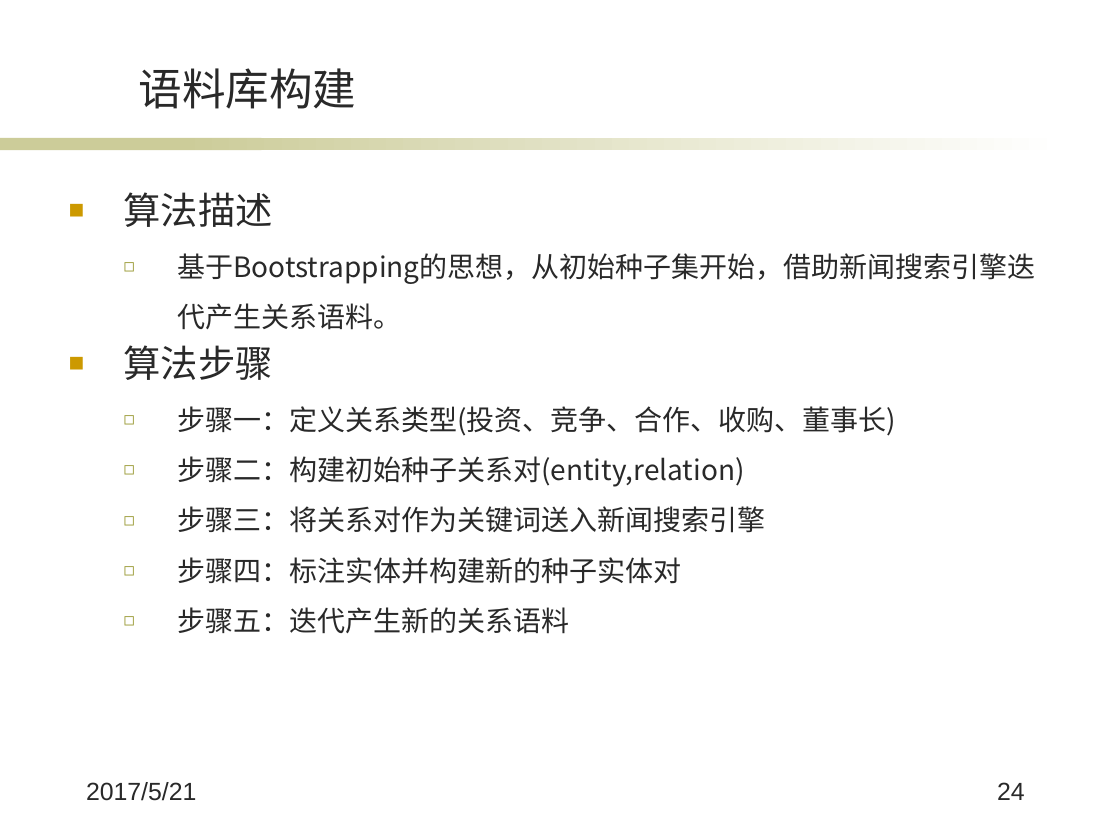
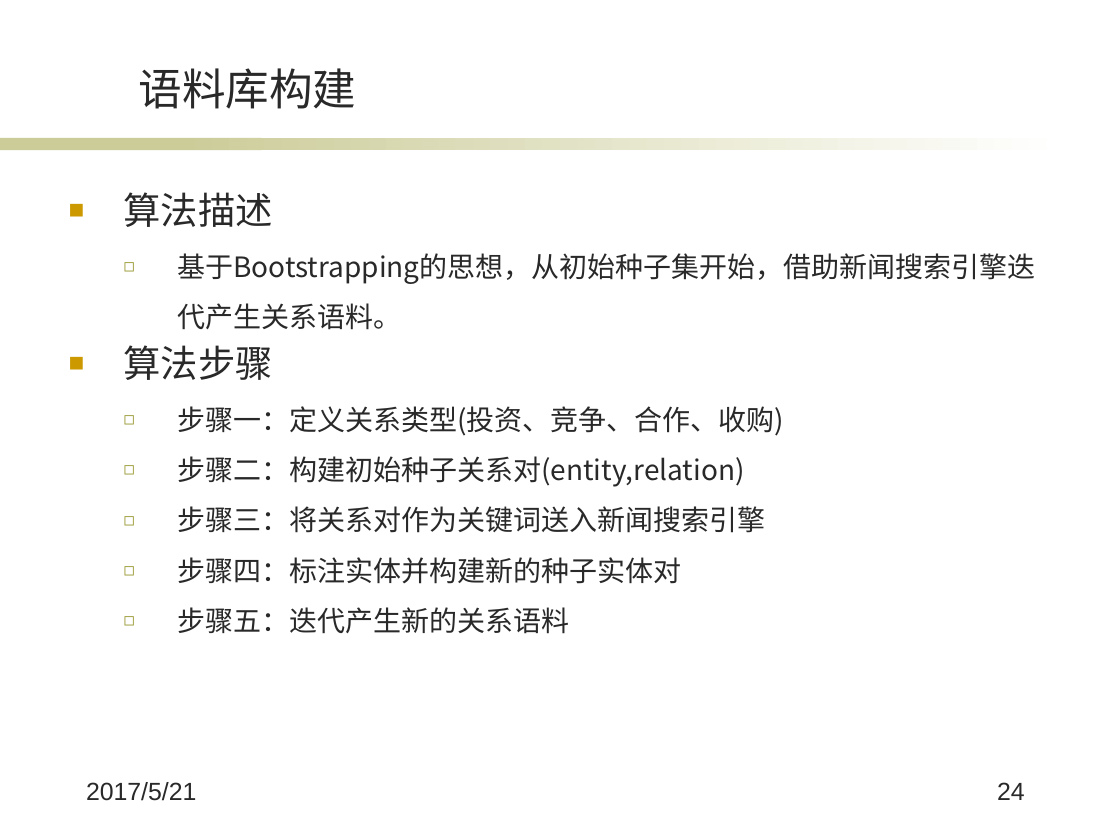
Before and after one commit to wqpod2g/paper, a slide deck: slide 24 of 毕业答辩ppt.pptx. Drawn at 1120x840 pixels with LibreOffice and Linux fonts; fonts in the diff are those of the drawing; background and template pictures are left out. Boxes give left, top, right and bottom in pixels: in the first picture for what was removed or moved away, otherwise in the second. Text is boxed around its words. In the diff, an @@ line names an element or a change of style, - is before the commit and + after.

```diff
--- a/毕业答辩ppt.pptx
+++ b/毕业答辩ppt.pptx
@@ text at [177,406,784,436]: text changed @@
-  ◻ 步骤一：定义关系类型(投资、竞争、合作、收购、董事长)
+  ◻ 步骤一：定义关系类型(投资、竞争、合作、收购)
```
Also in this commit, not shown: 6 other slides changed.
